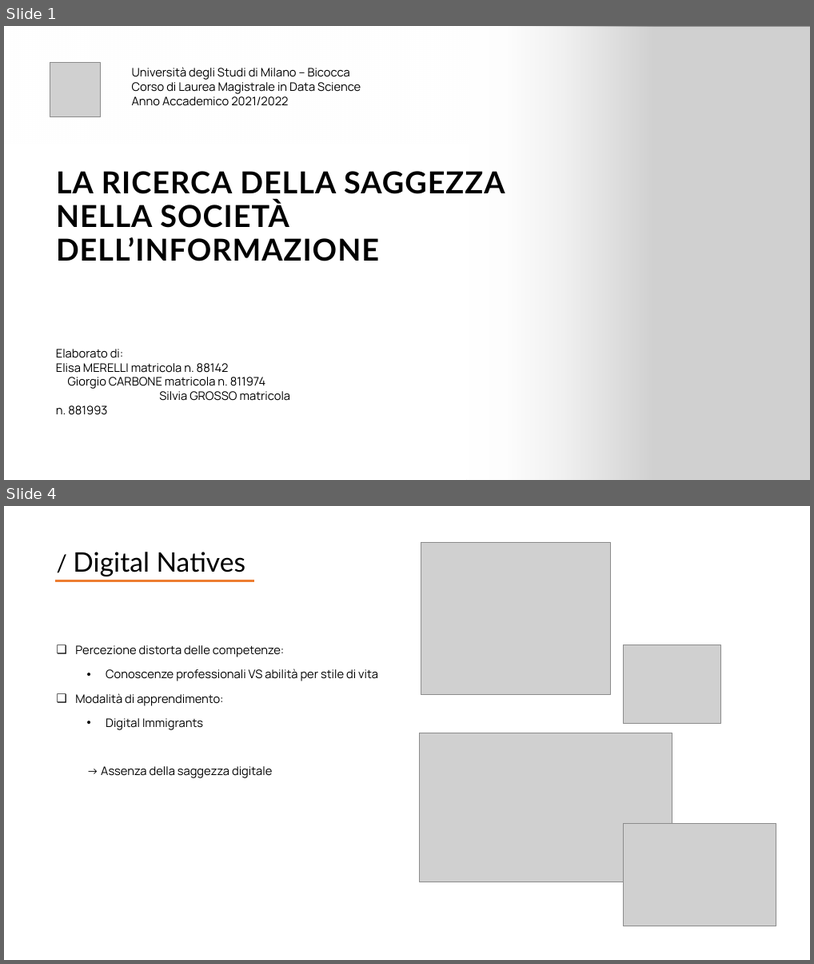
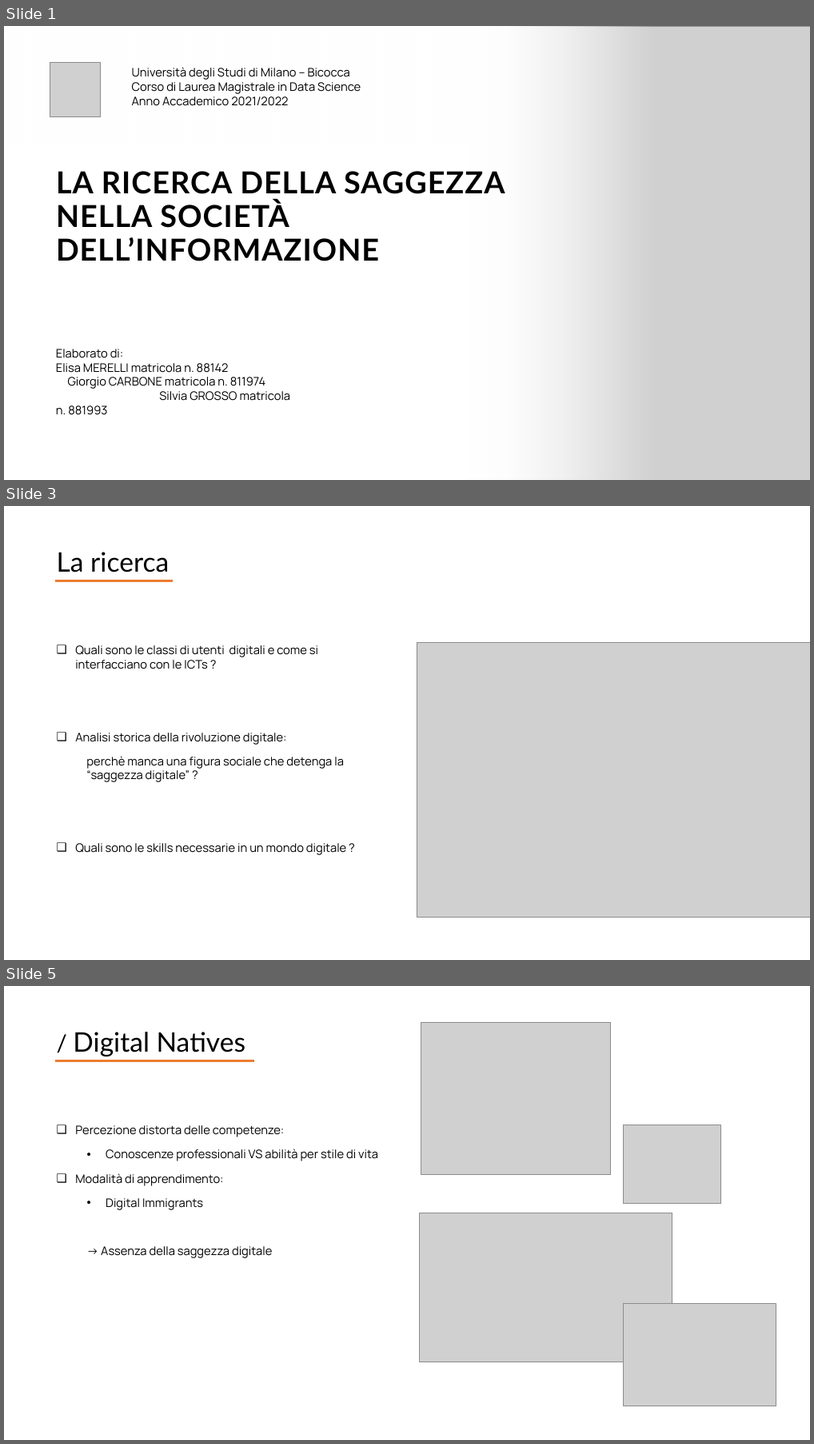
Before and after one commit to giocoal/social-issues-in-information-society-project, a slide deck: Presentazione/Presentazione_completa - Copy.pptx. Shown one above the other, each under a label of ours: slides 1 and 4 before the commit, slides 1, 3 and 5 after it; the slides between them are not shown. The pictures are 814x964 and 814x1444 pixels, drawn with LibreOffice and Linux fonts; fonts in the diff are those of the drawing; grey boxes stand for pictures. Boxes give left, top, right and bottom in pixels: in the first picture for what was removed or moved away, otherwise in the second. Text is boxed around its words. In the diff, an @@ line names an element or a change of style, - is before the commit and + after.

```diff
--- a/Presentazione/Presentazione_completa - Copy.pptx
+++ b/Presentazione/Presentazione_completa - Copy.pptx
@@ slide 3 added at bbox=[4, 506, 810, 960], background #FFFFFF @@
@@ text added at bbox=[57, 552, 169, 572], 32 pt, text #000000 @@
+La ricerca
@@ line added from (55, 581) to (173, 581), #ED7D31 3 pt @@
@@ text added at bbox=[75, 645, 346, 855], 14 pt, text #000000 @@
+❑ Quali sono le classi di utenti digitali e come si interfacciano con le ICTs ?
+❑ Analisi storica della rivoluzione digitale:
+  perchè manca una figura sociale che detenga la “saggezza digitale” ?
+❑ Quali sono le skills necessarie in un mondo digitale ?
@@ picture added at bbox=[417, 642, 810, 916] @@
@@ what was slide 4 is now slide 5 @@
```
Also in this commit, not shown: 1 slide changed.
